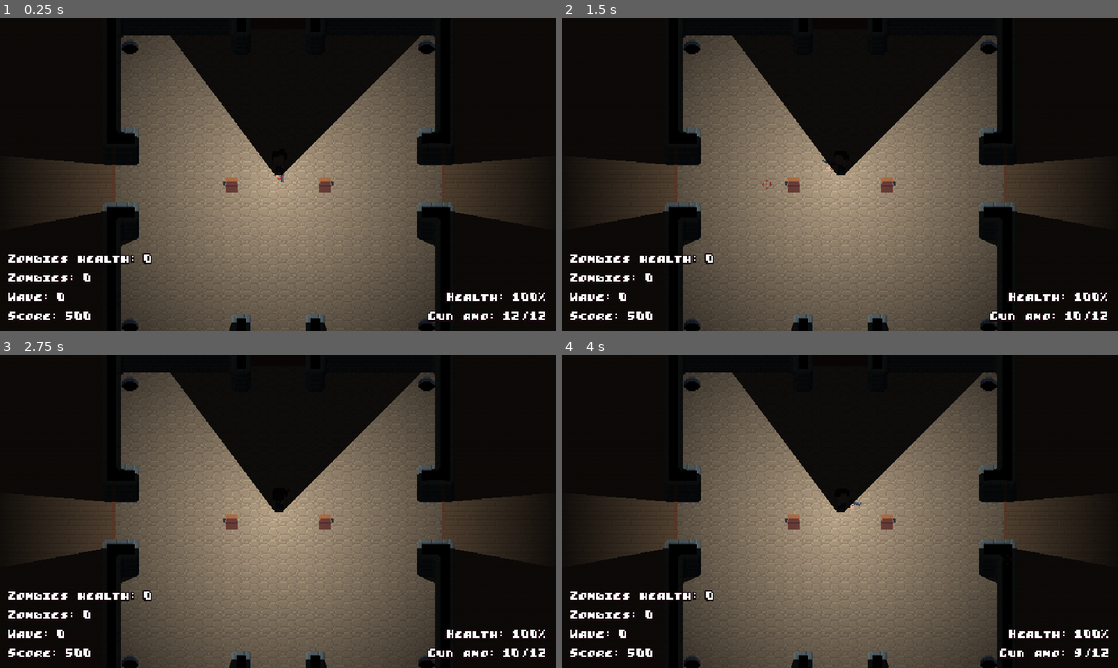
Above: before the commit, frames 1-4 (two rows, left to right).
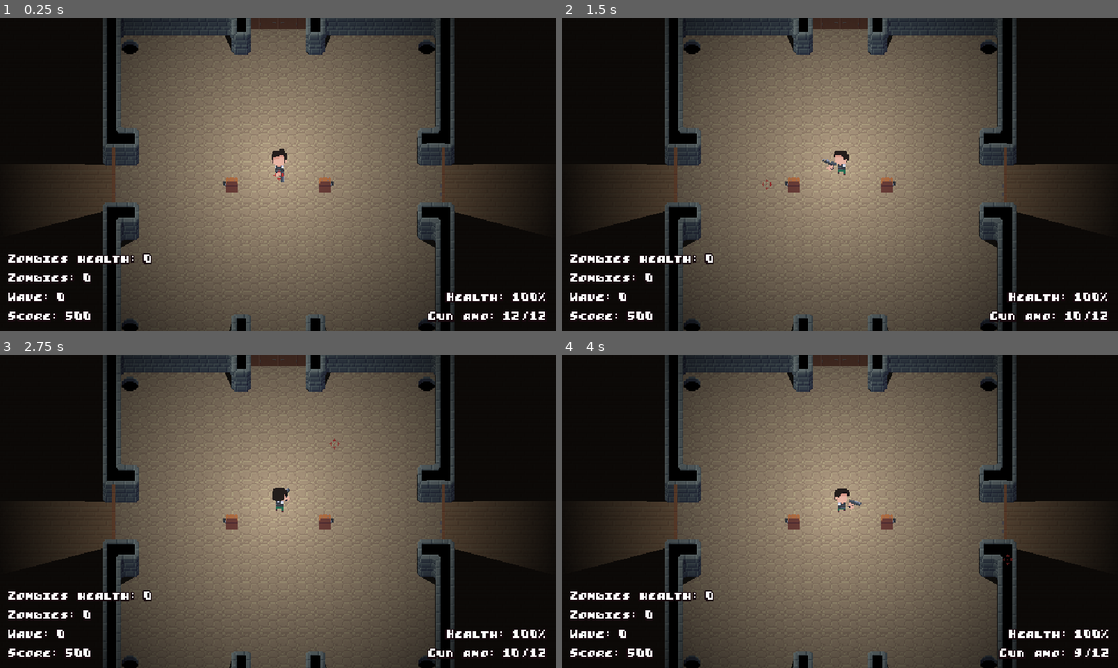
Above: after the commit, the same moments.

Repository: gab1tod/KilalZombie
Game: Godot game, scene res://scenes/levels/SoloLevel.tscn
Two runs of this game, one before a commit and one after it. Both use one fixed random seed, a clock stepped at 60 frames per second and the inputs below. This scene is started directly instead of the project's main scene.
Inputs (mouse positions are in pixels of both pictures, inside the frame that each line leads up to):
- Up to frame 1 (0.25 s): no input
- Up to frame 2 (1.5 s): tap Enter at 0.5 s; move the mouse to (962, 158) at 0.52 s; hold Right (ui_right) 0.53-1.25 s; click (962, 158) at 0.67 s; drag from (728, 190) to (840, 171) at 1.27 s
- Up to frame 3 (2.75 s): tap Space at 2 s; move the mouse to (333, 442) at 2.02 s; hold Right (ui_right) from 2.03 s (still down)
- Up to frame 4 (4 s): release Right (ui_right) at 2.75 s; drag from (812, 574) to (673, 517) at 2.77 s; move the mouse to (1006, 558) at 3.52 s; hold Left (ui_left) from 3.53 s (still down)

The runs differ from the first frame. In frame 1, 17% of the frame differs, in the area x 6-94%, y 0-100%; in frame 2, 17%; in frame 3, 17%; in frame 4, 17%.

Commit message:
Add lighting

Diff:
--- a/scenes/Bullet.tscn
+++ b/scenes/Bullet.tscn
@@ -1,20 +1,20 @@
-[gd_scene load_steps=2 format=3 uid="uid://cjemtshkwx8ge"]
+[gd_scene format=3 uid="uid://cjemtshkwx8ge"]
 
 [ext_resource type="Script" uid="uid://c62v48mtjtydr" path="res://scripts/bullet.gd" id="1_hf8mt"]
 
-[node name="Bullet" type="Node2D" groups=["Bullets"]]
+[node name="Bullet" type="Node2D" unique_id=336255222 groups=["Bullets"]]
 script = ExtResource("1_hf8mt")
 
-[node name="Timer" type="Timer" parent="."]
+[node name="Timer" type="Timer" parent="." unique_id=128090817]
 wait_time = 10.0
 one_shot = true
 autostart = true
 
-[node name="Line2D" type="Line2D" parent="."]
+[node name="Line2D" type="Line2D" parent="." unique_id=1431868761]
 texture_filter = 1
 points = PackedVector2Array(0, 0, 0, 0)
 width = 1.0
-default_color = Color(0.94, 0.8992667, 0.32900003, 1)
+default_color = Color(0.9411765, 0.8980392, 0.32941177, 1)
 end_cap_mode = 2
 sharp_limit = 1.0
 round_precision = 1
--- a/scenes/Player.tscn
+++ b/scenes/Player.tscn
@@ -425,9 +425,6 @@
 [sub_resource type="CapsuleShape2D" id="CapsuleShape2D_3li8b"]
 radius = 7.0
 height = 16.0
-
-[sub_resource type="OccluderPolygon2D" id="OccluderPolygon2D_v6fml"]
-polygon = PackedVector2Array(4, 0, -3, 0, -3, -5, 4, -5)
 
 [sub_resource type="RectangleShape2D" id="RectangleShape2D_3li8b"]
 size = Vector2(26, 20)
@@ -439,14 +436,12 @@
 shadow_offset = Vector2(0, 1)
 
 [node name="Player" type="CharacterBody2D" unique_id=989055229 groups=["Players"]]
-collision_mask = 0
 platform_on_leave = 2
 platform_floor_layers = 4294967040
 script = ExtResource("1_g2els")
 speed = 100.0
 
 [node name="AnimatedSprite2D" type="AnimatedSprite2D" parent="." unique_id=134101979]
-light_mask = 3
 position = Vector2(0, -16)
 sprite_frames = SubResource("SpriteFrames_o4126")
 animation = &"crouch"
@@ -464,9 +459,6 @@
 [node name="HealTimer" type="Timer" parent="." unique_id=360489845]
 wait_time = 3.0
 one_shot = true
-
-[node name="LightOccluder2D" type="LightOccluder2D" parent="." unique_id=57629660]
-occluder = SubResource("OccluderPolygon2D_v6fml")
 
 [node name="ReviveArea" parent="." unique_id=281061087 node_paths=PackedStringArray("label") instance=ExtResource("3_3li8b")]
 enabled = false
--- a/scenes/chests/LargeChest.tscn
+++ b/scenes/chests/LargeChest.tscn
@@ -72,25 +72,25 @@
 font_size = 8
 font_color = Color(0.9490196, 0.78431374, 0.24705882, 1)
 
-[node name="Chest" type="StaticBody2D"]
+[node name="Chest" type="StaticBody2D" unique_id=1087736032]
 script = ExtResource("1_s2tek")
 interaction_time = 0.4
 
-[node name="AnimatedSprite2D" type="AnimatedSprite2D" parent="."]
+[node name="AnimatedSprite2D" type="AnimatedSprite2D" parent="." unique_id=1993266738]
 texture_filter = 1
 position = Vector2(0, -4)
 sprite_frames = SubResource("SpriteFrames_v84rw")
 
-[node name="CollisionShape2D" type="CollisionShape2D" parent="."]
+[node name="CollisionShape2D" type="CollisionShape2D" parent="." unique_id=809785656]
 shape = SubResource("RectangleShape2D_matvi")
 
-[node name="InteractionArea" type="Area2D" parent="."]
+[node name="InteractionArea" type="Area2D" parent="." unique_id=30680918]
 
-[node name="InteractionAreaShape" type="CollisionShape2D" parent="InteractionArea"]
+[node name="InteractionAreaShape" type="CollisionShape2D" parent="InteractionArea" unique_id=1549945025]
 position = Vector2(0, 6.5)
 shape = SubResource("RectangleShape2D_cjixx")
 
-[node name="Label" type="Control" parent="."]
+[node name="Label" type="Control" parent="." unique_id=71619895]
 layout_mode = 3
 anchors_preset = 7
 anchor_left = 0.5
@@ -103,7 +103,7 @@
 grow_horizontal = 2
 grow_vertical = 0
 
-[node name="Item" type="Label" parent="Label"]
+[node name="Item" type="Label" parent="Label" unique_id=760339205]
 layout_mode = 1
 anchors_preset = 10
 anchor_right = 1.0
@@ -113,7 +113,7 @@
 label_settings = SubResource("LabelSettings_t5nra")
 horizontal_alignment = 1
 
-[node name="Cost" type="Label" parent="Label"]
+[node name="Cost" type="Label" parent="Label" unique_id=813577241]
 layout_mode = 1
 anchors_preset = 10
 anchor_right = 1.0
--- /dev/null
+++ b/scenes/chests/large_chest_texture.tres
@@ -0,0 +1,8 @@
+[gd_resource type="CanvasTexture" format=3 uid="uid://dc6hqwrlha68m"]
+
+[ext_resource type="Texture2D" uid="uid://0g0ec4s68upp" path="res://assets/chest_diffuse_spritesheet.png" id="1_tnj7s"]
+[ext_resource type="Texture2D" uid="uid://dg133v3vc6ly1" path="res://assets/chest_normals_spritesheet.png" id="2_hlyyj"]
+
+[resource]
+diffuse_texture = ExtResource("1_tnj7s")
+normal_texture = ExtResource("2_hlyyj")
--- a/scenes/levels/SoloLevel.tscn
+++ b/scenes/levels/SoloLevel.tscn
@@ -72,8 +72,6 @@
 y_sort_enabled = true
 
 [node name="Player1" parent="World" unique_id=1022930182 instance=ExtResource("2_wv0p8")]
-light_mask = 3
-collision_mask = 1
 score = 500
 
 [node name="Camera2D" type="Camera2D" parent="World/Player1" unique_id=377866040]
@@ -82,10 +80,16 @@
 
 [node name="Weapon" parent="World/Player1" unique_id=142044290 instance=ExtResource("3_vwb6c")]
 
-[node name="PointLight2D" type="PointLight2D" parent="World/Player1" unique_id=846276881]
+[node name="SpriteLight" type="PointLight2D" parent="World/Player1" unique_id=318101690]
 light_mask = 3
-position = Vector2(0, 4)
-range_item_cull_mask = 3
+position = Vector2(1, -7)
+shadow_item_cull_mask = 0
+texture = ExtResource("4_c7t1v")
+
+[node name="ShadowLight" type="PointLight2D" parent="World/Player1" unique_id=846276881]
+light_mask = 3
+position = Vector2(1, -7)
+range_item_cull_mask = 2
 shadow_enabled = true
 shadow_item_cull_mask = 3
 texture = ExtResource("4_c7t1v")
@@ -96,6 +100,8 @@
 tile_set = ExtResource("4_lx8mc")
 
 [node name="Floor" type="TileMapLayer" parent="World" unique_id=1568483856]
+light_mask = 2
+visibility_layer = 2
 z_index = -12
 tile_map_data = PackedByteArray("AAD3//j/AAAHAAEAAAD3//n/AAAHAAEAAAD3//r/AAAHAAEAAAD3//v/AAAHAAEAAAD3//z/AAAHAAEAAAD3// …(25872 unchanged characters)…
 tile_set = ExtResource("4_lx8mc")
--- a/scenes/weapons/Pistol.tscn
+++ b/scenes/weapons/Pistol.tscn
@@ -150,8 +150,9 @@
 position = Vector2(15, -4.5)
 enabled = false
 color = Color(2.0331757, 1.7362787, 0.54869056, 1)
-energy = 0.5
+range_item_cull_mask = 3
 shadow_enabled = true
+shadow_item_cull_mask = 3
 texture = ExtResource("3_blnrr")
 texture_scale = 0.3
 
--- a/scenes/weapons/Raygun.tscn
+++ b/scenes/weapons/Raygun.tscn
@@ -137,29 +137,30 @@
 "speed": 14.0
 }]
 
-[node name="Weapon" type="Node2D" groups=["Weapons"]]
+[node name="Weapon" type="Node2D" unique_id=1287439943 groups=["Weapons"]]
 script = ExtResource("1_5ymky")
 precision = 0.01
 fire_rate = 6.0
 full_auto = false
 bullet_damage = 500
+bullet_color = Color(0.6117647, 0.85882354, 0.2627451, 1)
 
-[node name="CycleTimer" type="Timer" parent="."]
+[node name="CycleTimer" type="Timer" parent="." unique_id=975296935]
 wait_time = 0.1
 one_shot = true
 autostart = true
 
-[node name="AnimatedSprite2D" type="AnimatedSprite2D" parent="."]
+[node name="AnimatedSprite2D" type="AnimatedSprite2D" parent="." unique_id=1766581266]
 sprite_frames = SubResource("SpriteFrames_ki372")
 animation = &"fire"
 frame = 3
 frame_progress = 1.0
 offset = Vector2(16, -2)
 
-[node name="Barrel" type="Marker2D" parent="AnimatedSprite2D"]
+[node name="Barrel" type="Marker2D" parent="AnimatedSprite2D" unique_id=1038633046]
 position = Vector2(10, -3)
 
-[node name="PointLight2D" type="PointLight2D" parent="AnimatedSprite2D"]
+[node name="PointLight2D" type="PointLight2D" parent="AnimatedSprite2D" unique_id=1140011261]
 position = Vector2(15, -3)
 enabled = false
 color = Color(0.5539723, 1.6175199, 0.41350353, 1)
@@ -167,7 +168,7 @@
 texture = ExtResource("3_680uf")
 texture_scale = 0.3
 
-[node name="Crosshair" type="Sprite2D" parent="."]
+[node name="Crosshair" type="Sprite2D" parent="." unique_id=1715218278]
 z_index = 10
 position = Vector2(100, 0)
 texture = ExtResource("4_h2en4")
--- a/scripts/bullet.gd
+++ b/scripts/bullet.gd
@@ -3,8 +3,16 @@
 @export var speed: float
 @export var direction: Vector2
 @export var damage: int = 25
+@export var color := Color(0.941, 0.898, 0.329):
+	set(value):
+		color = value
+		if line:
+			line.default_color = color
+	get(): return color
 var last_position: Vector2
 var shooter: Node2D
+
+@onready var line := $Line2D
 
 # Called when the node enters the scene tree for the first time.
 func _ready() -> void:
@@ -22,7 +30,7 @@
 	else:
 		global_position = next_position
 
-	$Line2D.points[0] = -displacement
+	line.points[0] = -displacement
 
 func on_hit(hit: Dictionary):
 	var collider = hit.collider
--- a/scripts/weapon.gd
+++ b/scripts/weapon.gd
@@ -28,6 +28,7 @@
 @export_group("Bullet", "bullet_")
 @export var bullet_speed: float = 1000 # px/s
 @export var bullet_damage: int = 5
+@export var bullet_color := Color(0.941, 0.898, 0.329)
 var bullet = preload("res://scenes/Bullet.tscn")
 
 @export_group("Crossair", "crosshair_")
@@ -90,6 +91,7 @@
 	b.shooter = shooter
 	b.speed = bullet_speed
 	b.damage = bullet_damage
+	b.color = bullet_color
 	b.direction = Vector2.RIGHT.rotated(aim_angle + randf_range(-precision, precision))
 	b.global_position = barrel.global_position
 	b.last_position = barrel.global_position
Binary file changed: assets/chest.ase
Binary file added: assets/chest_diffuse_spritesheet.png
Not shown, added: assets/chest_diffuse_spritesheet.png.import
Binary file added: assets/chest_normals_spritesheet.png
Not shown, added: assets/chest_normals_spritesheet.png.import
Binary file added: assets/normal.ase
Binary file added: assets/normal.png
Not shown, added: assets/normal.png.import
Not shown: 1 places in scenes/chests/LargeChest.tscn that only renumber resources
Not shown: 1 places in scenes/weapons/Raygun.tscn that only renumber resources
